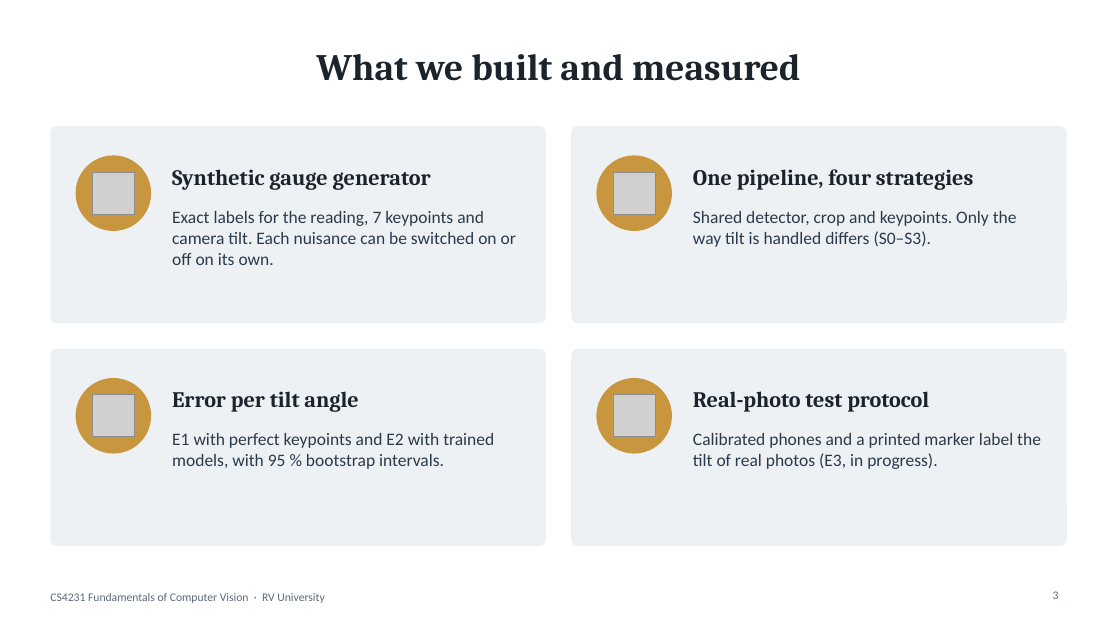
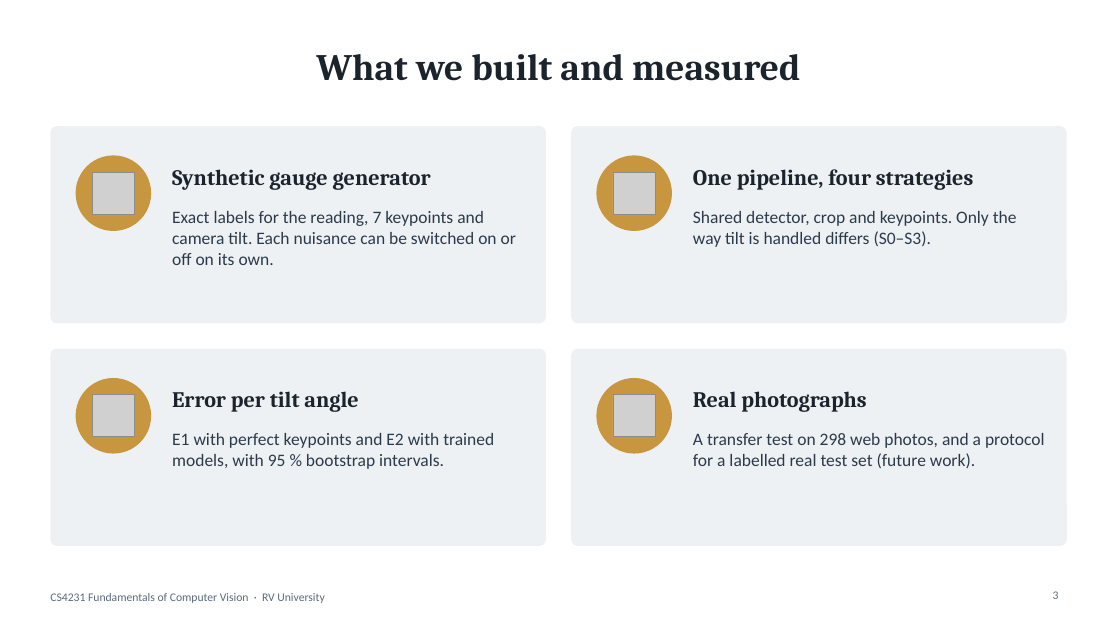
Before and after one commit to SamarthPyati/CV-Dial, a slide deck: slide 3 of presentation/cv-dial-presentation.pptx. Drawn at 1120x630 pixels with LibreOffice and Linux fonts; fonts in the diff are those of the drawing; grey boxes stand for pictures. Boxes give left, top, right and bottom in pixels: in the first picture for what was removed or moved away, otherwise in the second. Text is boxed around its words. In the diff, an @@ line names an element or a change of style, - is before the commit and + after.

Commit message:
Deck: real-photo transfer test and future work, matching the paper

```diff
--- a/presentation/cv-dial-presentation.pptx
+++ b/presentation/cv-dial-presentation.pptx
@@ text at box(693, 391, 866, 412): text changed @@
-Real-photo test protocol
+Real photographs
@@ text at box(693, 433, 1045, 468): text changed @@
-Calibrated phones and a printed marker label the tilt of real photos (E3, in progress).
+A transfer test on 298 web photos, and a protocol for a labelled real test set (future work).
```
Also in this commit, not shown: 1 slide added, 1 slide removed.
